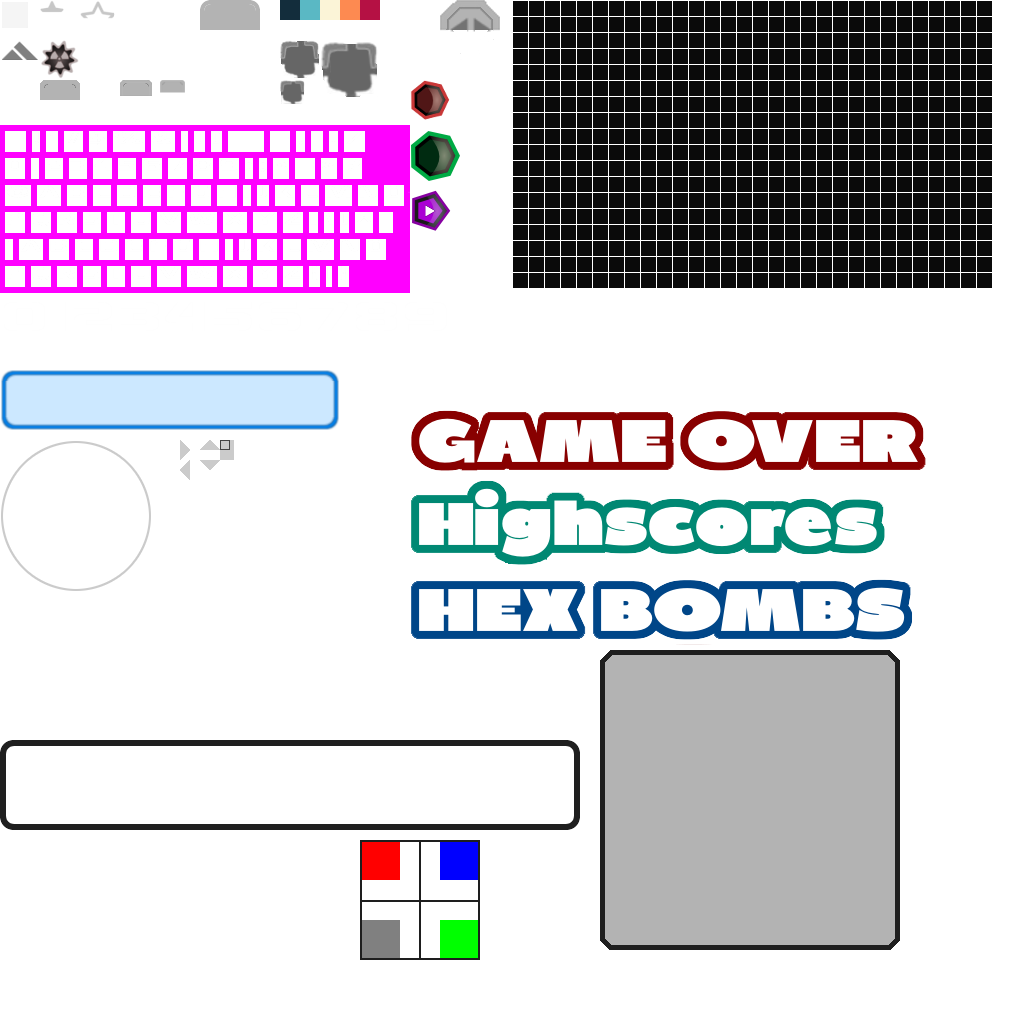
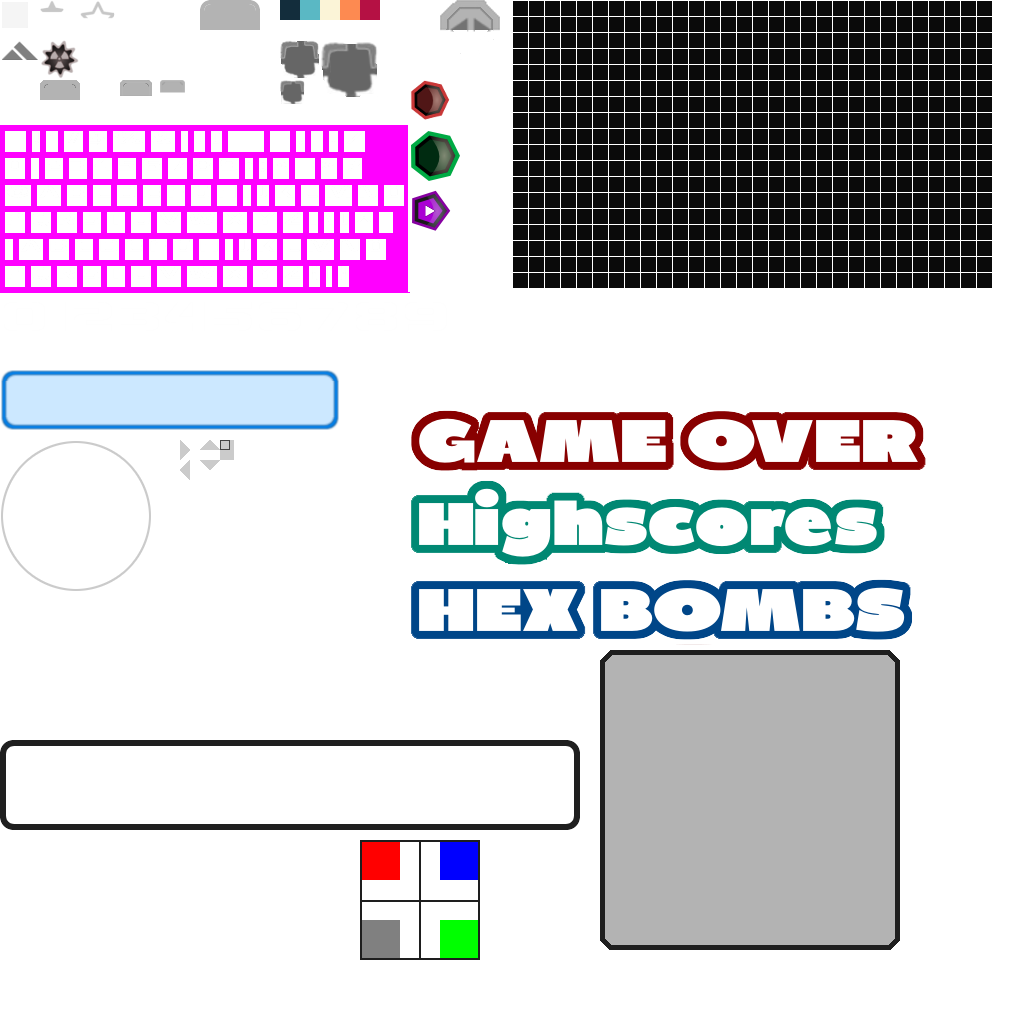
Layered file, before and after one edit (1024×1024). Changes by layer:
painted on "Ebene #13" over [408, 125, 410, 292]
